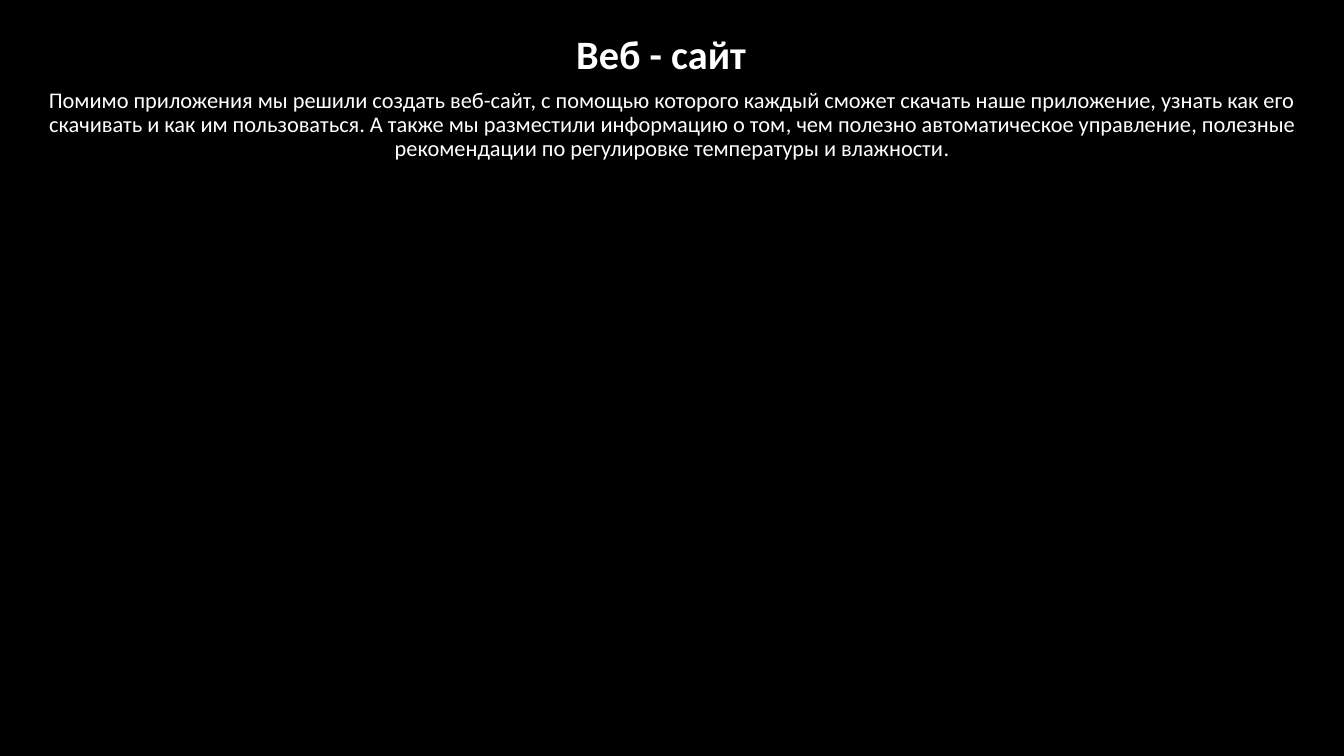
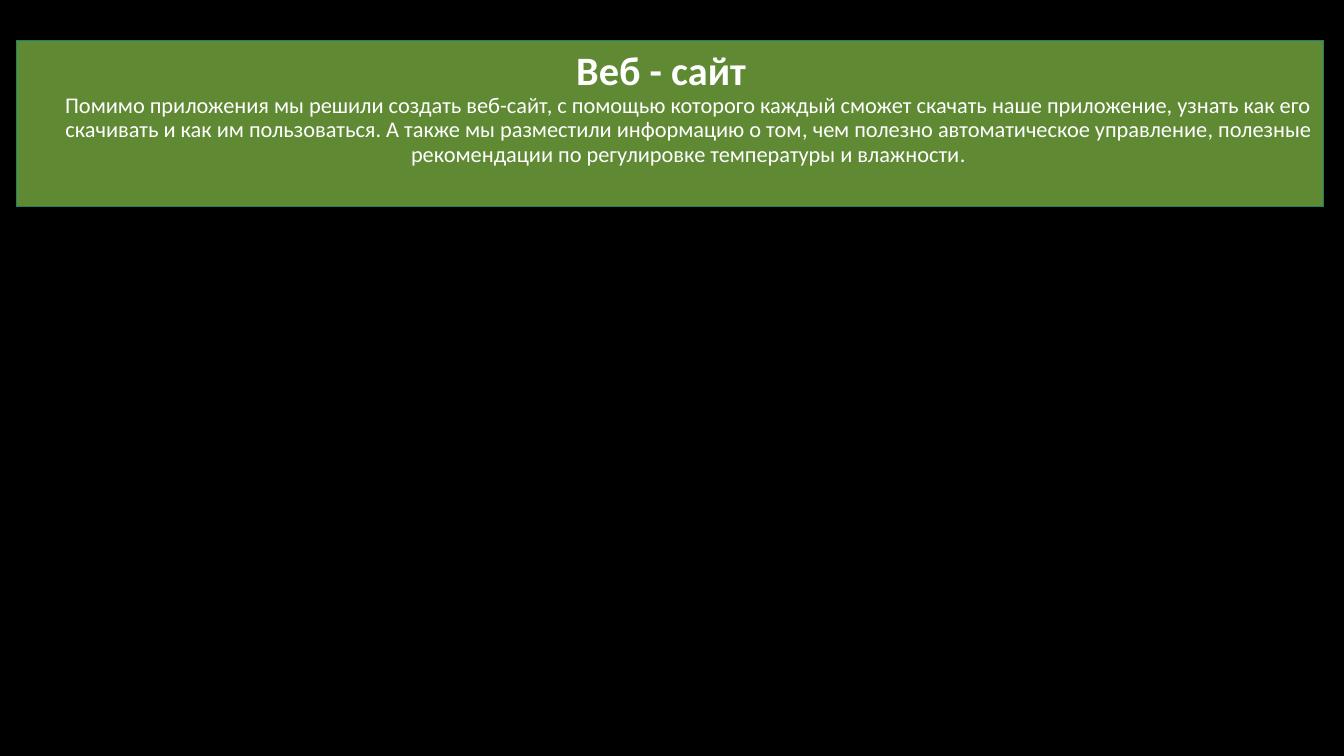
Before and after one commit to voronov-nikita/teplica-predprof, a slide deck: slide 5 of документация и презентация/Автоматизированная система удаленного управления теплицей.pptx. Drawn at 1344x756 pixels with LibreOffice and Linux fonts; fonts in the diff are those of the drawing; background and template pictures are left out. Boxes give left, top, right and bottom in pixels: in the first picture for what was removed or moved away, otherwise in the second. Text is boxed around its words. In the diff, an @@ line names an element or a change of style, - is before the commit and + after.

```diff
--- a/документация и презентация/Автоматизированная система удаленного управления теплицей.pptx
+++ b/документация и презентация/Автоматизированная система удаленного управления теплицей.pptx
@@ rectangle added at [16,40,1324,207], fill #92D050 at 66% opacity, outline #1E8168 1 pt @@
@@ title "Веб - сайт": place and size @@
-title "Веб - сайт" at [576,41,746,70]
+title "Веб - сайт" at [576,57,746,86]
@@ text "Помимо приложения мы решили создать ...": place and size @@
-text "Помимо приложения мы решили создать ..." at [49,92,1295,160]
+text "Помимо приложения мы решили создать ..." at [65,98,1311,166]
```
Also in this commit, not shown: 4 other slides changed.
